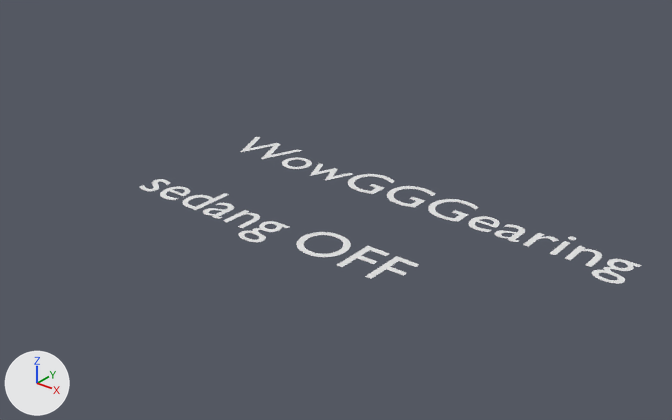
What one commit did to the Blender file Poly Landhep/v3/projects/realtime3d/3d/damaskus/damaskus.blend.
Both versions are drawn from a 50 mm lens placed at (10.46, -10.2, 5.87), pointed at (3.45, -1.43, 0.43). Arrows for +X, +Y and +Z are at lower left; the lights stay in place. The same objects are shown in both versions, whatever each file hides.

Script lines for the objects in view, before the commit:
```python
txt_namaku = bpy.data.curves.new('namaku', 'FONT')
txt_namaku.body = 'WowGGGearing\n\nsedang OFF'
ob_namaku = bpy.data.objects.new('namaku', txt_namaku)
ob_namaku.location = (0.0, 0.0, 0.0)
```
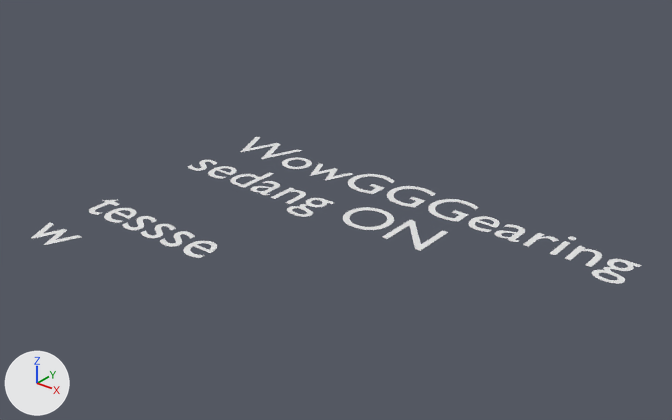
Location of each change, [x1, y1, x2, y2] in pixels of the pictures (672 x 420 px):
'namaku', text changed: before [139, 137, 641, 284]; after [31, 137, 641, 284]

What the commit changed:
In text 'namaku' (txt_namaku), body goes from 'WowGGGearing\n\nsedang OFF' to 'WowGGGearing\nsedang ON\n\ntessse\nw'.
